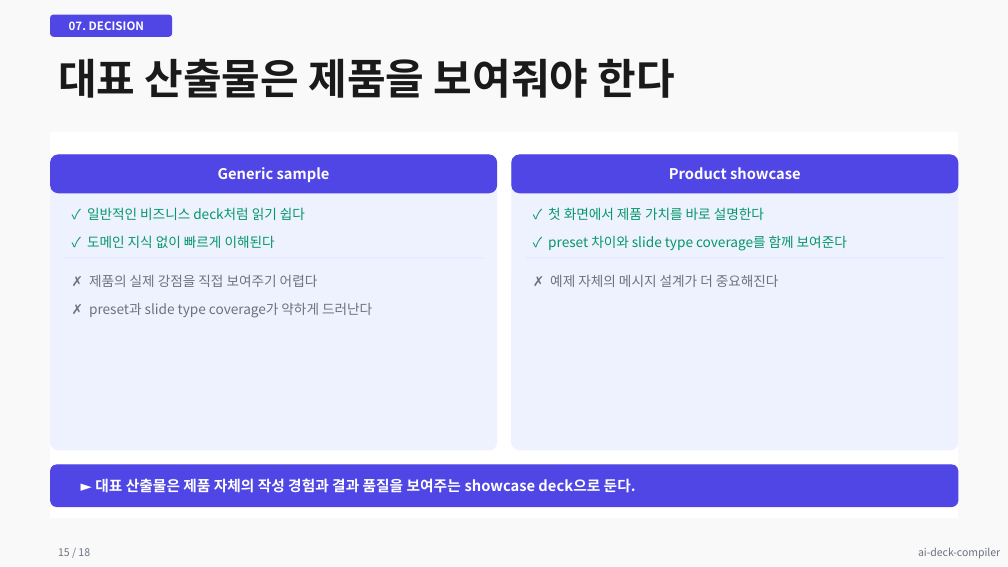
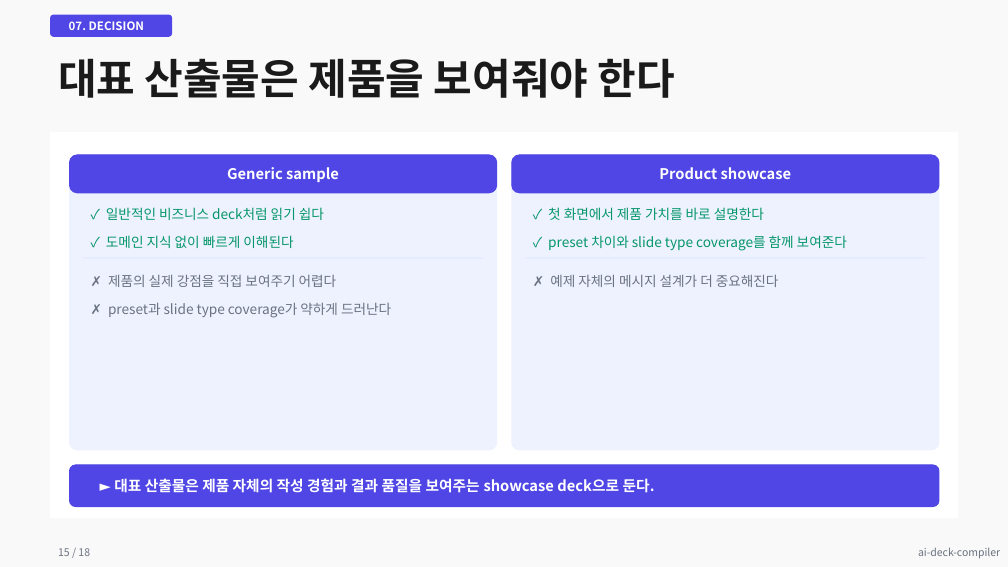
Before and after one commit to kyungseo/ai-deck-compiler, a slide deck: slide 15 of examples/results/showcase-modern-light.pptx. Drawn at 1008x567 pixels with LibreOffice and Linux fonts; fonts in the diff are those of the drawing. Boxes give left, top, right and bottom in pixels: in the first picture for what was removed or moved away, otherwise in the second. Text is boxed around its words. In the diff, an @@ line names an element or a change of style, - is before the commit and + after.

```diff
--- a/examples/results/showcase-modern-light.pptx
+++ b/examples/results/showcase-modern-light.pptx
@@ text "Generic sample": place and size @@
-text "Generic sample" at (218,167,330,182)
+text "Generic sample" at (227,167,339,182)
@@ rounded rectangle: place and size @@
-rounded rectangle at (51,155,497,450)
+rounded rectangle at (70,155,497,450)
@@ rounded rectangle: place and size @@
-rounded rectangle at (51,155,497,193)
+rounded rectangle at (70,155,497,193)
@@ text "Product showcase": place and size @@
-text "Product showcase" at (669,167,801,179)
+text "Product showcase" at (659,167,792,179)
@@ rounded rectangle: place and size @@
-rounded rectangle at (512,155,958,450)
+rounded rectangle at (512,155,939,450)
@@ rounded rectangle: place and size @@
-rounded rectangle at (512,155,958,193)
+rounded rectangle at (512,155,939,193)
@@ text "✓ 일반적인 비즈니스 deck처럼 읽기 ...": place and size @@
-text "✓ 일반적인 비즈니스 deck처럼 읽기 ..." at (87,207,305,220)
+text "✓ 일반적인 비즈니스 deck처럼 읽기 ..." at (106,207,324,220)
@@ text "✓ 도메인 지식 없이 빠르게 ...": place and size @@
-text "✓ 도메인 지식 없이 빠르게 ..." at (87,235,275,248)
+text "✓ 도메인 지식 없이 빠르게 ..." at (106,235,293,248)
@@ text "✗ 제품의 실제 강점을 직접 ...": place and size @@
-text "✗ 제품의 실제 강점을 직접 ..." at (89,275,318,287)
+text "✗ 제품의 실제 강점을 직접 ..." at (108,275,337,287)
@@ line moved from (64, 258) - (483, 258) to (83, 258) - (483, 258) @@
@@ line moved from (526, 258) - (944, 258) to (526, 258) - (926, 258) @@
@@ text "✗ preset과 slide type coverage가 ...": place and size @@
-text "✗ preset과 slide type coverage가 ..." at (145,303,372,318)
+text "✗ preset과 slide type coverage가 ..." at (164,303,391,318)
@@ rounded rectangle: place and size @@
-rounded rectangle at (51,465,958,507)
+rounded rectangle at (70,465,939,507)
@@ text "► 대표 산출물은 제품 자체의 ...": place and size @@
-text "► 대표 산출물은 제품 자체의 ..." at (95,478,636,493)
+text "► 대표 산출물은 제품 자체의 ..." at (114,478,655,493)
```
Also in this commit, not shown: 11 other slides changed, 20 other files.
